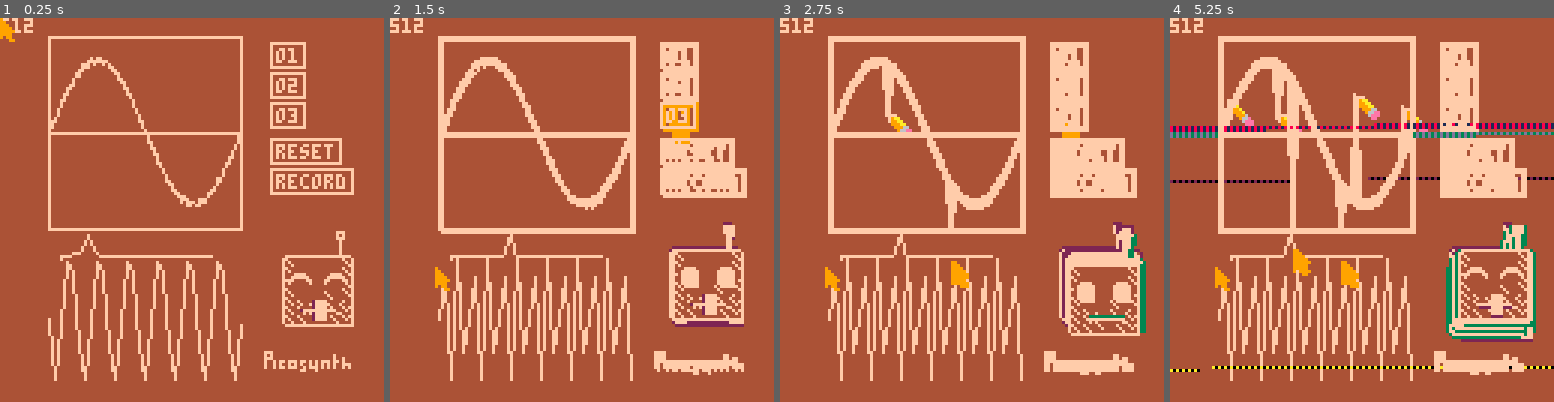
Above: before the commit, frames 1-4 (left to right).
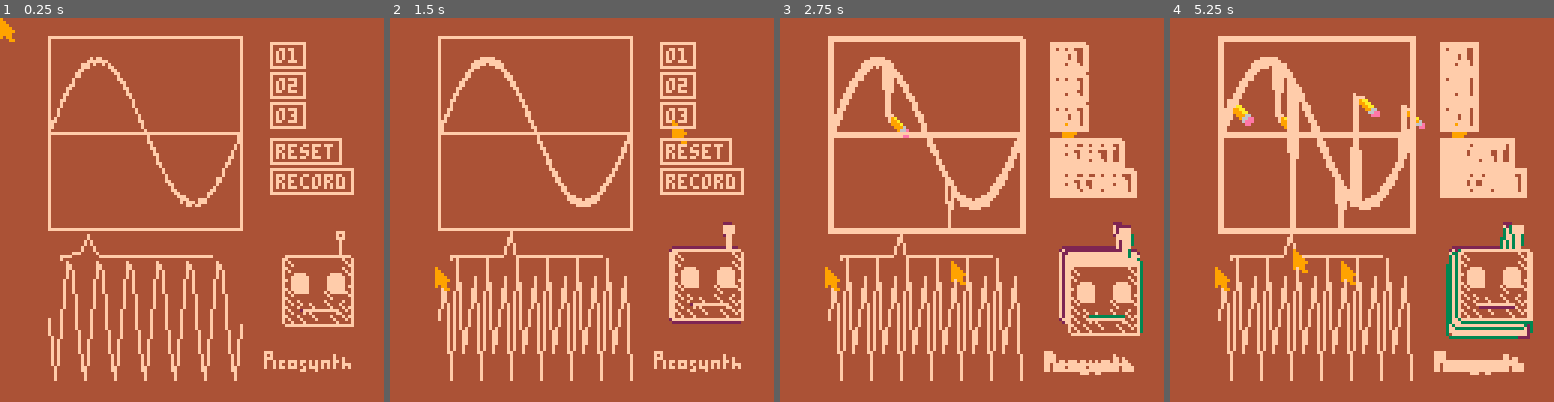
Above: after the commit, the same moments.

Repository: danslocombe/pico8-synth
Game: PICO-8 cartridge synth.p8
The game is run twice, just before and just after one commit, with the same random seed, the same clock (stepped at 60 frames per second) and the same inputs.
Inputs (mouse positions are in pixels of both pictures, inside the frame that each line leads up to):
- Up to frame 1 (0.25 s): no input
- Up to frame 2 (1.5 s): click (670, 121) at 0.67 s; click (436, 267) at 1.22 s
- Up to frame 3 (2.75 s): click (887, 114) at 1.77 s; click (952, 259) at 2.32 s
- Up to frame 4 (5.25 s): click (1404, 106) at 2.87 s; click (1465, 256) at 3.42 s; click (1231, 102) at 3.97 s; click (1292, 248) at 4.52 s; click (1354, 94) at 5.07 s

The runs differ from the first frame. In frame 1, 0.7% of the frame differs, in the area x 0-91%, y 0-79%; in frame 2, 5.9%, in the area x 0-93%, y 0-93%; in frame 3, 1.3%; in frame 4, 5.0%.

Commit message:
Use fft score for ui

Diff:
--- a/synth.p8
+++ b/synth.p8
@@ -12,6 +12,8 @@
 pat_b    = "::_==_:_::_888__" .. "88_<<_8_88_555__" .. "66_::_6_666_333_" .. "55555555________"
 
 octave = 1
+pure_wave_central_freq = 0
+wave_harshness_score = 0
 
 bg_col = 4
 foreground_col = 15
@@ -81,8 +83,8 @@
         local pos = flr(mouse_x * canvas_w)
         local x = 2*(mouse_y - 0.5)
         canvas[pos] = x
-        screenshake_t = 2
-        screenshake_mag = 0.125
+        screenshake_t = flr(sqrt(wave_harshness_score))
+        screenshake_mag = 0.35 * sqrt(wave_harshness_score)
     end
 
     --print(mouse_x .. " " .. mouse_y, 10, 10, foreground_col)
@@ -134,9 +136,9 @@
 end
 
 buttons = {}
-add(buttons, create_button("o1", 90, 8, function(self) octave = 0.5 screenshake_t = 16 screenshake_mag = 2 force_reset = true end))
-add(buttons, create_button("o2", 90, 18, function(self) octave = 1 screenshake_t = 8 screenshake_mag = 1 force_reset = true end))
-add(buttons, create_button("o3", 90, 28, function(self) octave = 2 screenshake_t = 4 screenshake_mag = 0.5 force_reset = true end))
+add(buttons, create_button("o1", 90, 8, function(self) octave = 0.5 screenshake_t = 2 * wave_harshness_score screenshake_mag = 0.4 * wave_harshness_score force_reset = true end))
+add(buttons, create_button("o2", 90, 18, function(self) octave = 1 screenshake_t = 2 * wave_harshness_score screenshake_mag = 0.25 * wave_harshness_score force_reset = true end))
+add(buttons, create_button("o3", 90, 28, function(self) octave = 2 screenshake_t = 2 * wave_harshness_score screenshake_mag = 0.125 * wave_harshness_score force_reset = true end))
 add(buttons, create_button("reset", 90, 40, function(self)
     extcmd("reset")
 end))
@@ -164,11 +166,16 @@
 function _update60()
 
     if screenshake_t > 0 then
+        --print(screenshake_mag, 7)
         screenshake_t -= 1
-        local theta = rnd()
-        camera(screenshake_mag * cos(theta), screenshake_mag * sin(theta))
-        if rnd() < 0.12 then
-            dump_noise(0.1)
+        if rnd() < screenshake_mag then
+            local theta = rnd()
+            camera(screenshake_mag * cos(theta), screenshake_mag * sin(theta))
+            if rnd() < 0.1 * screenshake_mag then
+                dump_noise(0.1)
+            end
+        else
+            camera(0,0)
         end
     else
         camera(0,0)
@@ -256,24 +263,27 @@
 
     sspr(40, 0, 24, 32, face_x, face_y, 24 * scale, 32 * scale)
 
-    local diff = 0
-    local avg_mag = 0
-    for i=1,#canvas do
-        diff += canvas[i] - sin(i / #canvas) -- hack
-        avg_mag += abs(canvas[i])
-    end
-
-    local face_id = flr(0.1 + sin(t * 3) * diff) % 3 + 1
-    --local face_id = flr(diff + 0.1 * sin(t * 10)) % 3 + 1
-
-    --print(diff, 10, 10)
-    --print(avg_mag, 10, 20)
-
-    if (((flr(t * 9)) % flr(avg_mag / 10)) == 0) then
-        face_id = (face_id + 1) % 4
-    end
-    --local face_id = canvas[1] -- peek(0x4300 + 1) % 4
-    --local face_id = flr((t * 10)) % 4
+    --local diff = 0
+    --local avg_mag = 0
+    --for i=1,#canvas do
+    --    diff += canvas[i] - sin(i / #canvas) -- hack
+    --    avg_mag += abs(canvas[i])
+    --end
+
+    --local face_id = flr(0.1 + sin(t * 3) * diff) % 3 + 1
+    ----local face_id = flr(diff + 0.1 * sin(t * 10)) % 3 + 1
+
+    ----print(diff, 10, 10)
+    ----print(avg_mag, 10, 20)
+
+    --if (((flr(t * 9)) % flr(avg_mag / 10)) == 0) then
+    --    face_id = (face_id + 1) % 4
+    --end
+    ----local face_id = canvas[1] -- peek(0x4300 + 1) % 4
+    ----local face_id = flr((t * 10)) % 4
+
+    face_id = clamp(flr(wave_harshness_score - 1), 0, 3)
+
     if (rnd() < 0.5) then
         pal({[15]=3})
     else
@@ -287,7 +297,7 @@
     sspr(40 + 32, 8*face_id, 24, 8, face_x + 5 * scale, face_y + 23 * scale, 24 * scale, 8 * scale)
 
     eye_id = 0
-    if (t * 10 + avg_mag * 0.2) % 10 + avg_mag * 0.2 < 10 then
+    if (t * 10 + wave_harshness_score * 0.2) % 10 + wave_harshness_score * 0.2 < 10 then
         eye_id = flr(t * 0.01) % 3 + 1
     end
     sspr(0, 8 * eye_id, 8, 8, face_x + 14, face_y + 14, 8 * scale, 8 * scale)
@@ -328,6 +338,11 @@
 fft_display_width = 50
 
 function calculate_draw_fft(samples)
+
+    -- heuristic taken from empirical measurements
+    pure_wave_central_freq = flr(6.5 * octave)
+    wave_harshness_score = 0
+
     local buffer_size = 512
     local buffer = {}
     for i = 1,buffer_size do
@@ -336,13 +351,29 @@
     local result = fft(buffer, false)
     line(fft_display_x, fft_display_y, fft_display_x, fft_display_y, foreground_col)
     local to_draw = #result / 8
+
+    local max_i = 0
+    local max_val = 0
+
     for i=0,to_draw do
         local c = result[i + 1]
         local val = complex_abs(c) / buffer_size
+
+        local dist = abs(i - pure_wave_central_freq)
+        wave_harshness_score += dist * val
+
+        if (val > max_val) then
+            max_val = val
+            max_i = i
+        end
         --print(val)
         --pset(i, 80 - 80 * val, 7)
         line(fft_display_x + (i / to_draw) * fft_display_width, fft_display_y - val * fft_display_height, foreground_col)
     end
+
+    --print("approx_time " .. pure_wave_central_freq, 10, 12, 7)
+    --print("max_i " .. max_i .. " max_val " .. max_val, 10, 5, 7)
+    --print("score " .. wave_harshness_score, 10, 20, 7)
 end
 
 
@@ -390,7 +421,6 @@
     local num_points = #input
 
     local nps = next_possible_size(#input)
-    print(nps)
     assert(#input == nps, string.format("The size of your input is not correct. For your size=%i, use a table of size=%i with zeros at the end.", #input, nps))
 
     local twiddles = {}
Not shown, changed: 19 lines of the sprite sheet (__gfx__) section of synth.p8
